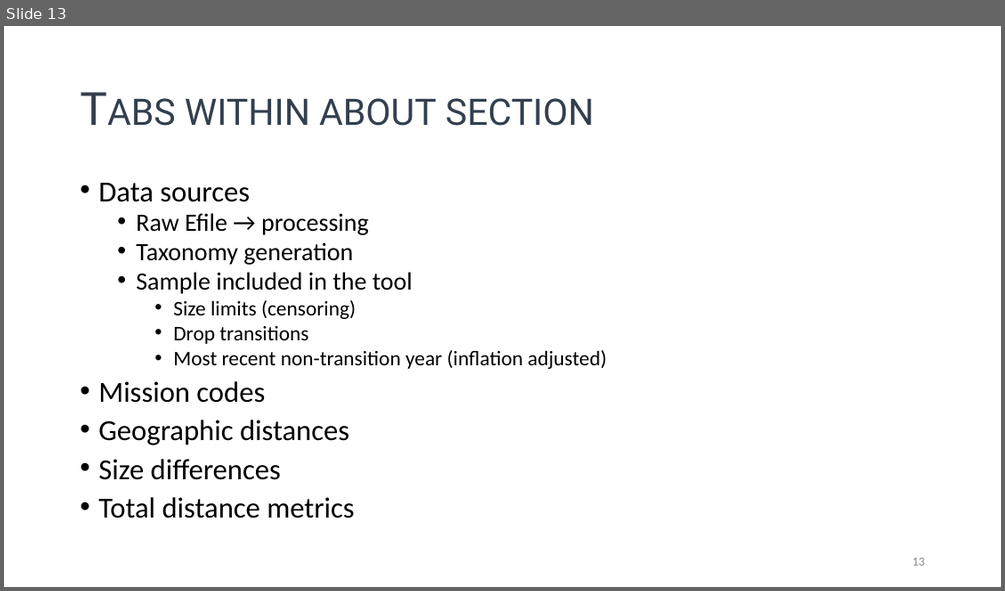
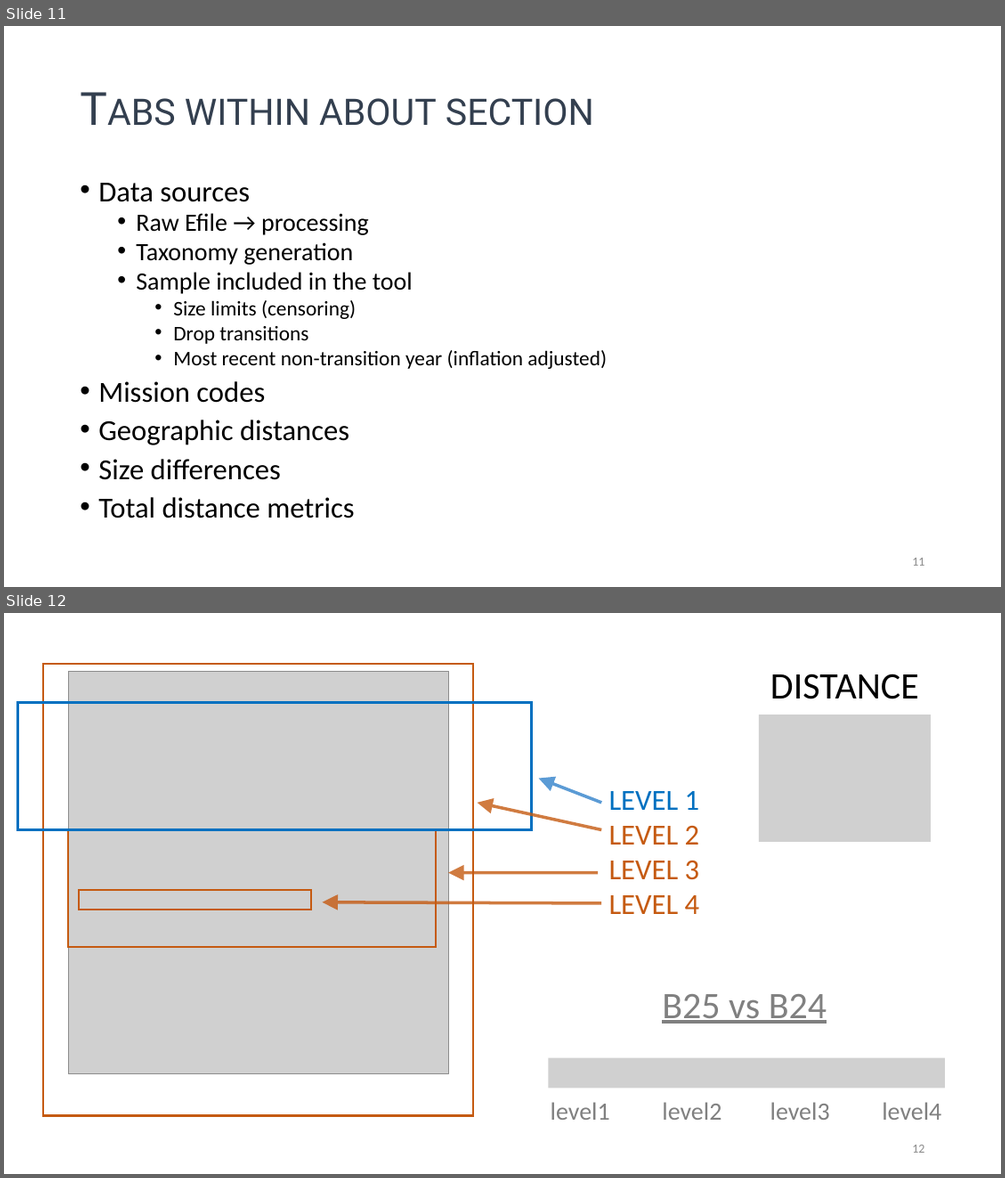
Before and after one commit to Nonprofit-Open-Data-Collective/compensation-appraisal, a slide deck: dashboard-ui-design.pptx. Shown one above the other, each under a label of ours: slide 13 before the commit, slides 11 and 12 after it. The pictures are 1005x591 and 1005x1178 pixels, drawn with LibreOffice and Linux fonts; fonts in the diff are those of the drawing; grey boxes stand for pictures. Boxes give left, top, right and bottom in pixels: in the first picture for what was removed or moved away, otherwise in the second. Text is boxed around its words. In the diff, an @@ line names an element or a change of style, - is before the commit and + after.

```diff
--- a/dashboard-ui-design.pptx
+++ b/dashboard-ui-design.pptx
@@ slide 12 added at <box>4,613,1001,1174</box>, background #FFFFFF @@
@@ rectangle added at <box>44,664,474,1116</box>, outline #C55A11 2 pt @@
@@ picture added at <box>68,672,448,1074</box> @@
@@ text added at <box>770,674,919,699</box>, 36 pt, text #000000 @@
+DISTANCE
@@ rectangle added at <box>18,703,532,830</box>, outline #0070C0 2.75 pt @@
@@ picture added at <box>759,714,930,842</box> @@
@@ arrow added from (601, 803) to (539, 779), #5B9BD5 3 pt @@
@@ text added at <box>609,791,700,914</box>, 28 pt, text #C55A11 @@
+LEVEL 1
+LEVEL 2
+LEVEL 3
+LEVEL 4
@@ arrow added from (601, 830) to (477, 803), #C55A11 3 pt @@
@@ rectangle added at <box>68,830,437,948</box>, outline #C55A11 2 pt @@
@@ arrow added from (598, 873) to (448, 873), #C55A11 3 pt @@
@@ rectangle added at <box>79,890,311,910</box>, outline #C55A11 2 pt @@
@@ arrow added from (601, 903) to (323, 902), #C55A11 3 pt @@
@@ text added at <box>662,994,826,1023</box>, 36 pt, text #808080, underline @@
+B25 vs B24
@@ picture added at <box>549,1058,945,1088</box> @@
@@ text added at <box>550,1102,610,1119</box>, 24 pt, text #808080 @@
+level1
@@ text added at <box>662,1102,721,1119</box>, 24 pt, text #808080 @@
+level2
@@ text added at <box>770,1102,830,1119</box>, 24 pt, text #808080 @@
+level3
@@ text added at <box>882,1102,941,1119</box>, 24 pt, text #808080 @@
+level4
@@ page number added at <box>912,1144,924,1152</box>, 12 pt, text #8C8C8C @@
+12
@@ what was slide 13 is now slide 11 @@
@@ page number at <box>912,557,924,565</box>: text changed @@
-13
+11
```
Also in this commit, not shown: 1 slide changed.
